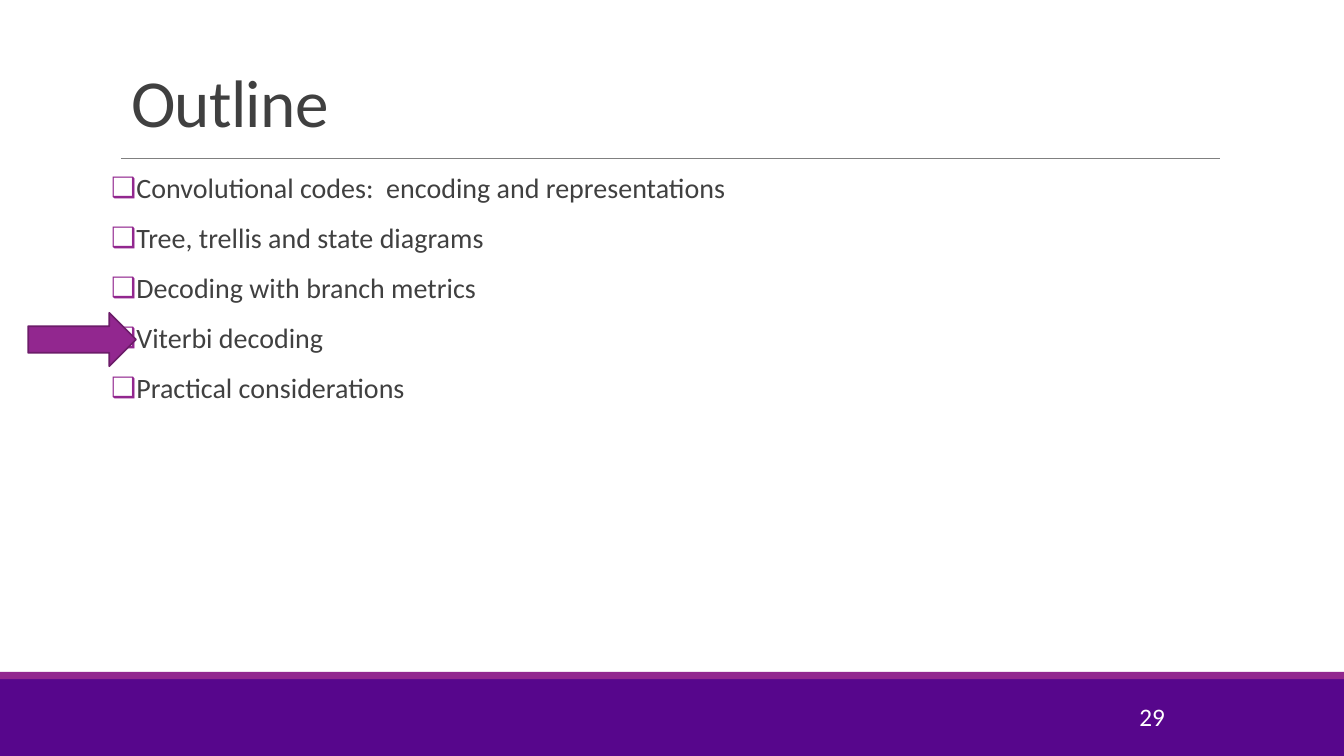
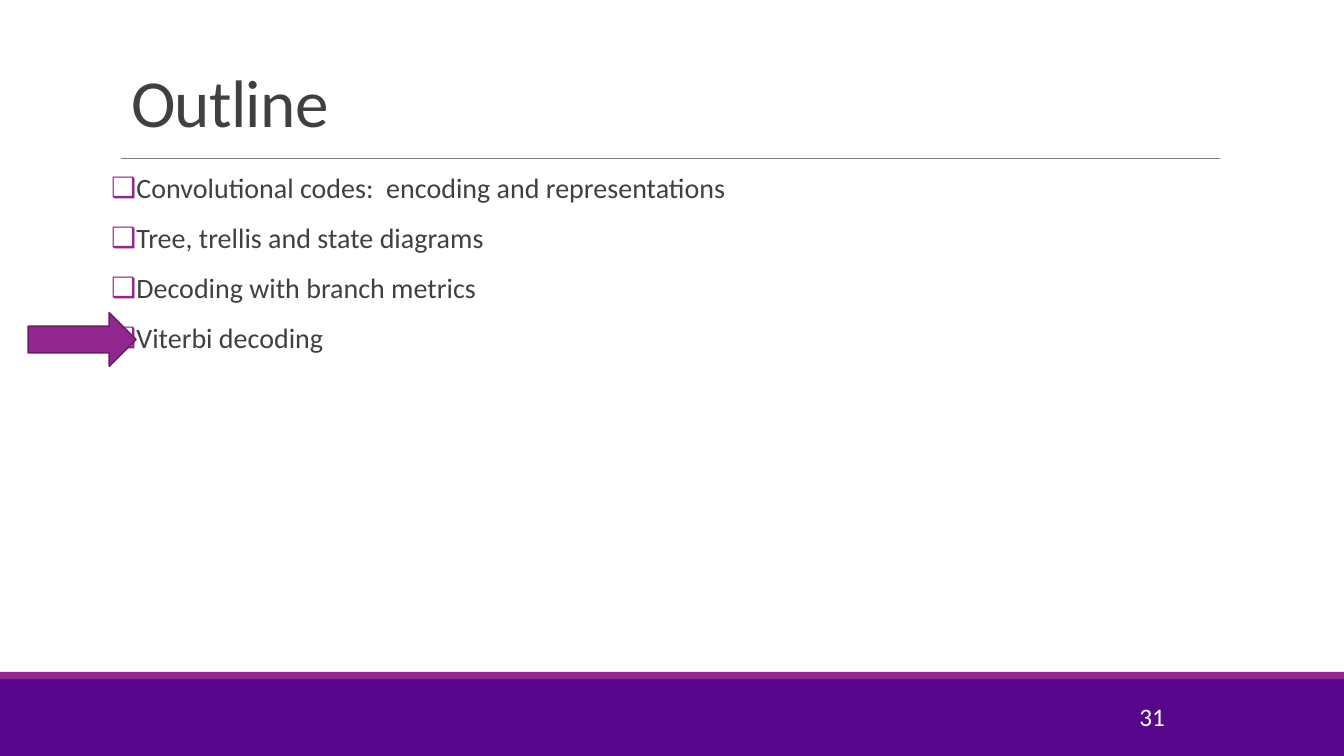
Before and after one commit to sdrangan/digitalcomm, a slide deck: slide 31 of Lectures/Unit10_ConvCodes.pptx (slide 29 before the commit). Drawn at 1344x756 pixels with LibreOffice and Linux fonts; fonts in the diff are those of the drawing; background and template pictures are left out. Boxes give left, top, right and bottom in pixels: in the first picture for what was removed or moved away, otherwise in the second. Text is boxed around its words. In the diff, an @@ line names an element or a change of style, - is before the commit and + after.

```diff
--- a/Lectures/Unit10_ConvCodes.pptx
+++ b/Lectures/Unit10_ConvCodes.pptx
@@ text at (136,378,405,398): paragraph removed @@
-❑ Practical considerations
@@ page number at (1139,709,1165,726): text changed @@
-29
+31
```
Also in this commit, not shown: 6 other slides changed, 14 slides added, 13 slides removed, 5 other files.
